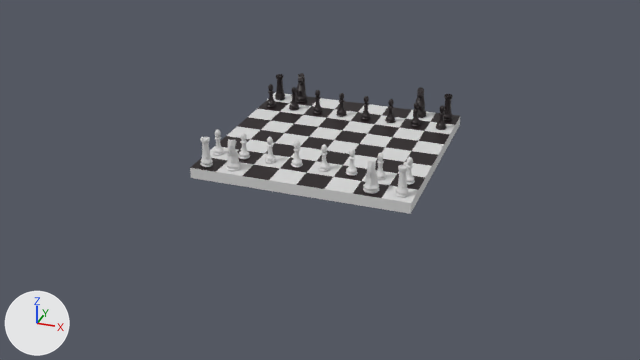
The Blender file szachy.blend as it was, and as the next commit left it.
Before and after are seen from the file's camera 'Camera'. Arrows for +X, +Y and +Z are at lower left; the lights stay in place.

Objects in the first picture: 'Black_Knight', 'Black_Pawns', 'Chessboard', 'White_Knight', 'White_Pawns', 'rook', 'rook.001'.
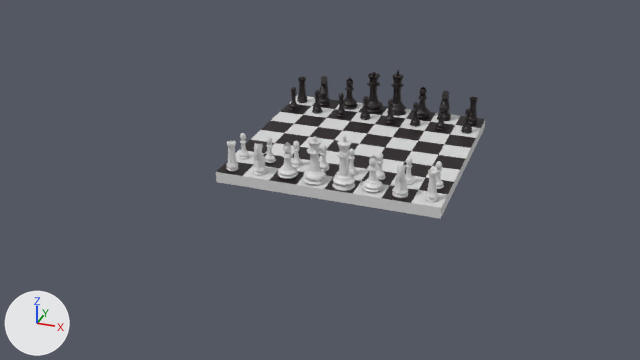
Commit message: I set up all pieces on the chessboard

What differs and where, as boxes (x1, y1, x2, y2) in the pictures (640 x 360 px):
'Chessboard', moved: before (190, 93, 460, 214); after (216, 95, 485, 219)
'White_Pawns', moved: before (213, 129, 415, 185); after (238, 133, 444, 189)
'Black_Pawns', moved: before (266, 84, 447, 130); after (289, 87, 472, 133)
'rook', moved: before (201, 137, 408, 197); after (226, 140, 438, 202)
'Black_Knight', moved: before (296, 73, 426, 118); after (319, 76, 451, 121)
'White_Bishops', added: after (278, 142, 383, 192)
'rook.001', moved: before (275, 74, 453, 121); after (297, 77, 478, 125)
'White_King', added: after (332, 136, 355, 191)
'White_Queen', added: after (302, 136, 327, 185)
'Black_Bishops', added (black): after (343, 77, 430, 118)
'Black_King', added (black): after (387, 70, 406, 116)
'Black_Queen', added (black): after (363, 72, 383, 113)

The change, as a diff of the scene's bpy script:
```diff
--- a/szachy.blend.py
+++ b/szachy.blend.py
@@ ob_chessboard @@
 ob_chessboard = bpy.data.objects.new('Chessboard', me_plane)
-ob_chessboard.location = (0.0, 0.0, 0.0)
+ob_chessboard.location = (0.05, 0.0, 0.0)
 ob_chessboard.scale = (0.025, 0.025, 1.0)
@@ ob_white_pawns @@
 ob_white_pawns = bpy.data.objects.new('White_Pawns', me_sphere)
-ob_white_pawns.location = (0.0188, 0.0718, 0.019)
+ob_white_pawns.location = (0.0687, 0.0718, 0.019)
 _m = ob_white_pawns.modifiers.new('Array', 'ARRAY')
@@ ob_black_pawns @@
 ob_black_pawns = bpy.data.objects.new('Black_Pawns', me_sphere_001)
-ob_black_pawns.location = (0.0188, 0.323, 0.019)
+ob_black_pawns.location = (0.0687, 0.323, 0.019)
 _m = ob_black_pawns.modifiers.new('Array', 'ARRAY')
@@ ob_black_knight @@
 ob_black_knight = bpy.data.objects.new('Black_Knight', me_sphere_003)
-ob_black_knight.location = (0.32, 0.372, 0.0194)
+ob_black_knight.location = (0.37, 0.372, 0.0194)
 ob_black_knight.rotation_euler = (0.0, 0.0, 0.141)  # degrees (0, 0, 8.1)
@@ ob_rook @@
 ob_rook = bpy.data.objects.new('rook', me_sphere_004)
-ob_rook.location = (0.0208, 0.0188, 0.0188)
+ob_rook.location = (0.0708, 0.0188, 0.0188)
 ob_rook.rotation_euler = (0.0, 0.0, 0.01)  # degrees (0, 0, 0.6)
@@ ob_rook_001 @@
 ob_rook_001 = bpy.data.objects.new('rook.001', me_sphere_005)
-ob_rook_001.location = (0.0208, 0.368, 0.0188)
+ob_rook_001.location = (0.0708, 0.368, 0.0188)
 ob_rook_001.rotation_euler = (0.0, 0.0, 0.01)  # degrees (0, 0, 0.6)
@@ ob_black_bishops @@
+ob_black_bishops = bpy.data.objects.new('Black_Bishops', me_sphere_011)  # 2916 vertices, 2754 faces; spans x -0.018..0.17, y -0.018..0.018, z -0.002..0.062; in mat_black (black #1b1013)
+ob_black_bishops.parent = ob_black_pieces
+ob_black_bishops.location = (0.172, 0.372, 0.022)
@@ ob_black_pieces @@
+ob_black_pieces = bpy.data.objects.new('Black_Pieces', None)
+ob_black_pieces.location = (0.262, 0.256, 0.0329)
@@ ob_white_bishops @@
+ob_white_bishops = bpy.data.objects.new('White_Bishops', me_sphere_010)  # 2916 vertices, 2754 faces; spans x -0.018..0.17, y -0.018..0.018, z -0.002..0.062; in mat_white (light grey #dcdcdc)
+ob_white_bishops.parent = ob_white_pieces
+ob_white_bishops.location = (0.172, 0.0265, 0.022)
@@ ob_white_pieces @@
+ob_white_pieces = bpy.data.objects.new('White_Pieces', None)
+ob_white_pieces.location = (0.264, 0.107, 0.0296)
@@ ob_black_queen @@
+ob_black_queen = bpy.data.objects.new('Black_Queen', me_sphere_009)  # 449 vertices, 451 faces; spans x -0.0213..0.0213, y -0.0213..0.0213, z 0.0..0.0816; in mat_black (black #1b1013)
+ob_black_queen.parent = ob_black_pieces
+ob_black_queen.location = (0.223, 0.373, 0.02)
@@ ob_white_queen @@
+ob_white_queen = bpy.data.objects.new('White_Queen', me_sphere_008)  # 449 vertices, 451 faces; spans x -0.0213..0.0213, y -0.0213..0.0213, z 0.0..0.0816; in mat_white (light grey #dcdcdc)
+ob_white_queen.parent = ob_white_pieces
+ob_white_queen.location = (0.222, 0.025, 0.02)
@@ ob_black_king @@
+ob_black_king = bpy.data.objects.new('Black_King', me_sphere_007)  # 459 vertices, 460 faces; spans x -0.0194..0.0194, y -0.0194..0.0194, z 0.0033..0.094; in mat_black (black #1b1013)
+ob_black_king.parent = ob_black_pieces
+ob_black_king.location = (0.272, 0.375, 0.0167)
@@ ob_white_king @@
+ob_white_king = bpy.data.objects.new('White_King', me_sphere_006)  # 459 vertices, 460 faces; spans x -0.0194..0.0194, y -0.0194..0.0194, z 0.0033..0.094; in mat_white (light grey #dcdcdc)
+ob_white_king.parent = ob_white_pieces
+ob_white_king.location = (0.275, 0.0236, 0.0167)
```
